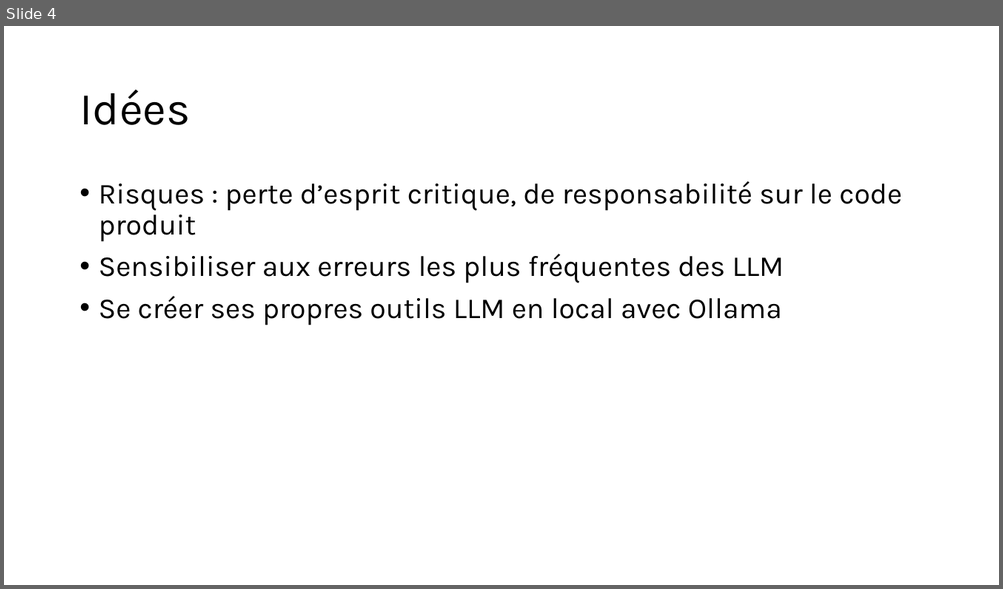
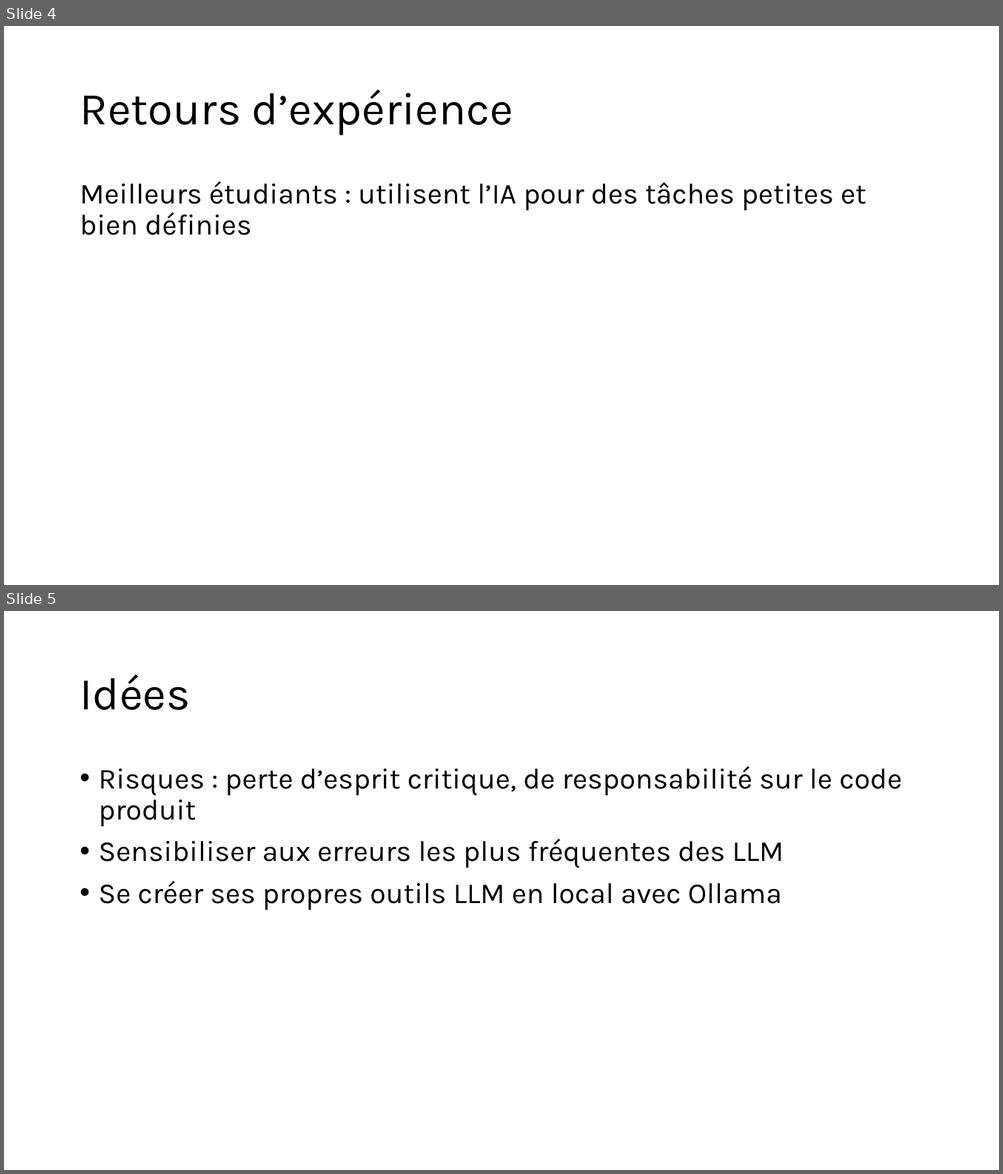
Before and after one commit to Pierre-Loic/prez-Pyconfr-2025, a slide deck: Prez Pyconfr.pptx. Shown one above the other, each under a label of ours: slide 4 before the commit, slides 4 and 5 after it. The pictures are 1003x589 and 1003x1174 pixels, drawn with LibreOffice and Linux fonts; fonts in the diff are those of the drawing. Boxes give left, top, right and bottom in pixels: in the first picture for what was removed or moved away, otherwise in the second. Text is boxed around its words. In the diff, an @@ line names an element or a change of style, - is before the commit and + after.

```diff
--- a/Prez Pyconfr.pptx
+++ b/Prez Pyconfr.pptx
@@ slide 4 added at (4,26,999,585), background #FFFFFF @@
@@ title added at (79,90,513,136), 44 pt, text #000000 @@
+Retours d’expérience
@@ text added at (79,181,866,235), 28 pt, text #000000 @@
+Meilleurs étudiants : utilisent l’IA pour des tâches petites et bien définies
@@ what was slide 4 is now slide 5 @@
```
Also in this commit, not shown: 2 slides changed, 1 other slide added, 1 slide removed.
